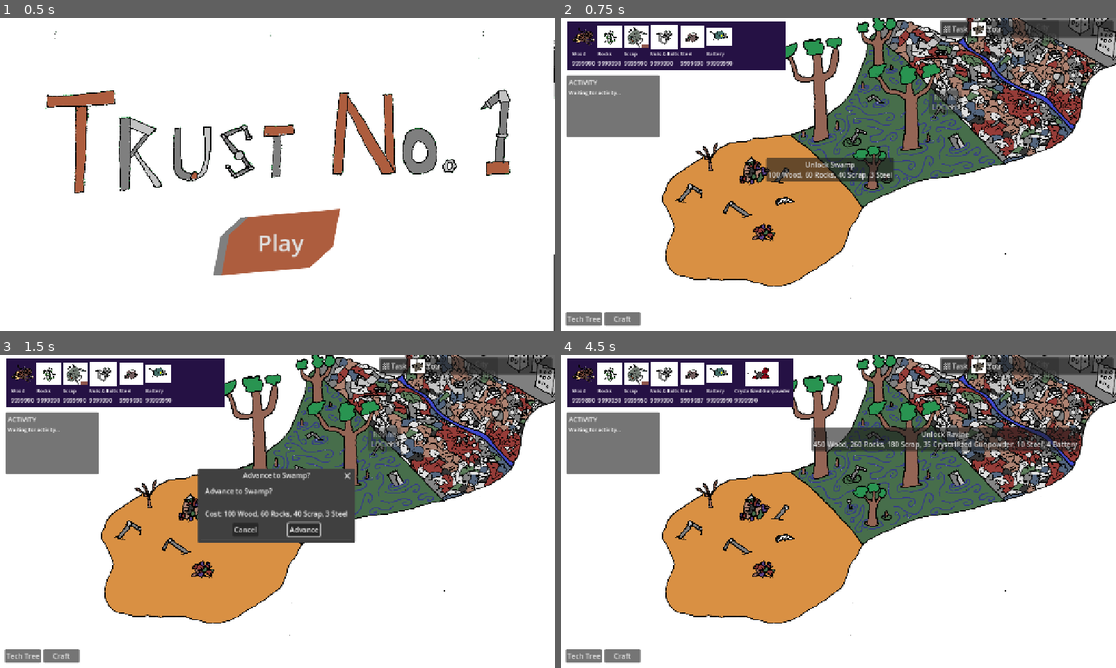
Above: before the commit, frames 1-4 (two rows, left to right).
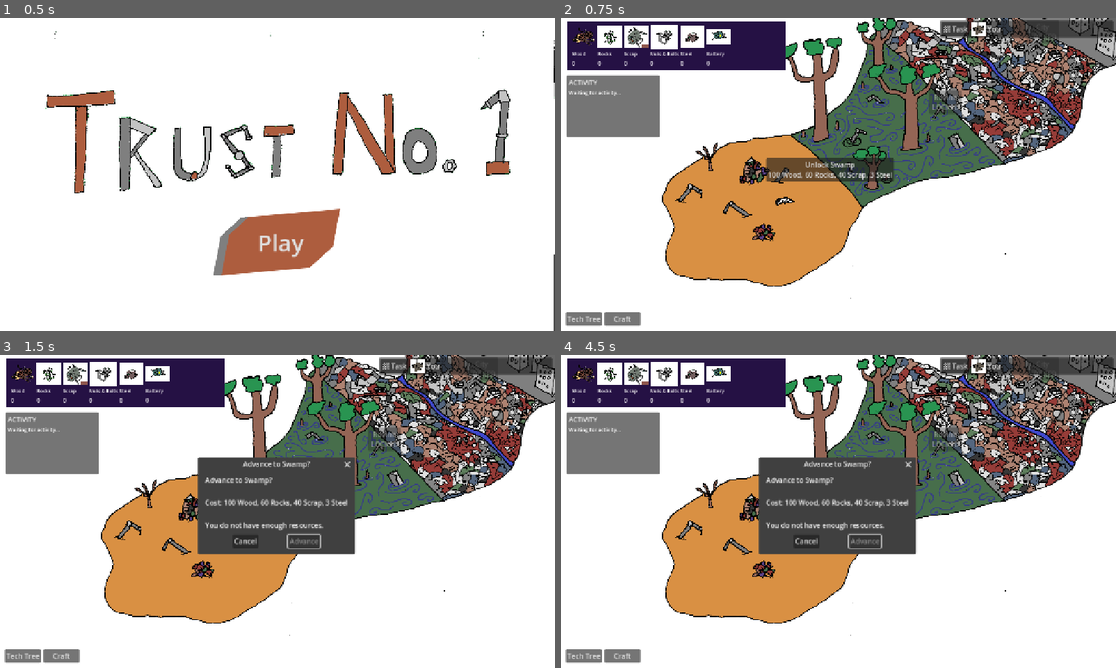
Above: after the commit, the same moments.

Repository: ChrstphrHll/brackeys2026.2
Game: Godot game, scene res://menu/menu.tscn
Two runs of this game, one before a commit and one after it. Both use one fixed random seed, a clock stepped at 60 frames per second and the inputs below. The engine's default icon, where the game draws it, is replaced by a stand-in: a white triangle on a blue panel in a dark square.
Inputs (mouse positions are in pixels of both pictures, inside the frame that each line leads up to):
- Up to frame 1 (0.5 s): no input
- Up to frame 2 (0.75 s): click "Play" at 0.5 s
- Up to frame 3 (1.5 s): click "Unlock Swamp 100 Wood, 60 Roc…" at 1.25 s
- Up to frame 4 (4.5 s): click "Task" at 2 s; click "Tech Tree" at 2.75 s; click "Craft" at 3.5 s; click (866, 530) at 4.25 s, where only the run before the commit has a clickable "Advance"

Frame 1 is identical in both runs. In frame 2, 0.4% of the frame differs, in the area x 2-32%, y 3-16%; in frame 3, 4.2%; in frame 4, 13%, in the area x 2-94%, y 1-64%.

Commit message:
no infinite money

Diff:
--- a/autoloads/resources.gd
+++ b/autoloads/resources.gd
@@ -6,7 +6,7 @@
 var _resources: Dictionary = {
 	"wood": {
 		"display_name": "Wood",
-		"amount": 9999990,
+		"amount": 0,
 		"gatherable": true,
 		"unlock_zone": 0,
 		"difficulty": 4.0,
@@ -16,7 +16,7 @@
 
 	"rocks": {
 		"display_name": "Rocks",
-		"amount": 9999990,
+		"amount": 0,
 		"gatherable": true,
 		"unlock_zone": 0,
 		"difficulty": 5.0,
@@ -26,7 +26,7 @@
 
 	"scrap": {
 		"display_name": "Scrap",
-		"amount": 9999990,
+		"amount": 0,
 		"gatherable": true,
 		"unlock_zone": 0,
 		"difficulty": 8.0,
@@ -36,7 +36,7 @@
 
 	"nuts_and_bolts": {
 		"display_name": "Nuts & Bolts",
-		"amount": 9999990,
+		"amount": 0,
 		"gatherable": true,
 		"unlock_zone": 0,
 		"gather_zone": 2,
@@ -47,7 +47,7 @@
 
 	"steel": {
 		"display_name": "Steel",
-		"amount": 9999990,
+		"amount": 0,
 		"gatherable": false,
 		"unlock_zone": 0,
 		"difficulty": 12.0,
@@ -60,7 +60,7 @@
 
 	"battery": {
 		"display_name": "Battery",
-		"amount": 99999990,
+		"amount": 0,
 		"gatherable": false,
 		"unlock_zone": 0,
 		"difficulty": 16.0,
@@ -74,7 +74,7 @@
 
 	"crystallized_gunpowder": {
 		"display_name": "Crystallized Gunpowder",
-		"amount": 9999990,
+		"amount": 0,
 		"gatherable": true,
 		"unlock_zone": 1,
 		"difficulty": 10.0,
@@ -84,7 +84,7 @@
 
 	"ether": {
 		"display_name": "Ether",
-		"amount": 99999990,
+		"amount": 0,
 		"gatherable": true,
 		"unlock_zone": 2,
 		"difficulty": 14.0,
@@ -94,7 +94,7 @@
 
 	"computer_cubes": {
 		"display_name": "Computer Cubes",
-		"amount": 9999990,
+		"amount": 0,
 		"gatherable": true,
 		"unlock_zone": 2,
 		"difficulty": 18.0,
